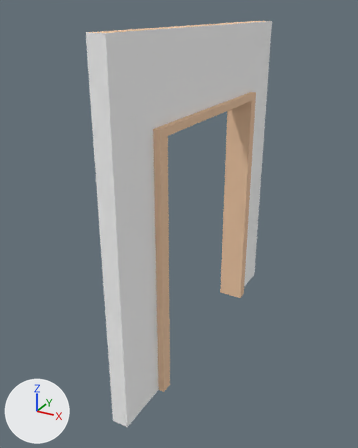
Renders of the glTF model assets/tiles/lowres/doorway.glb from each side of a commit.
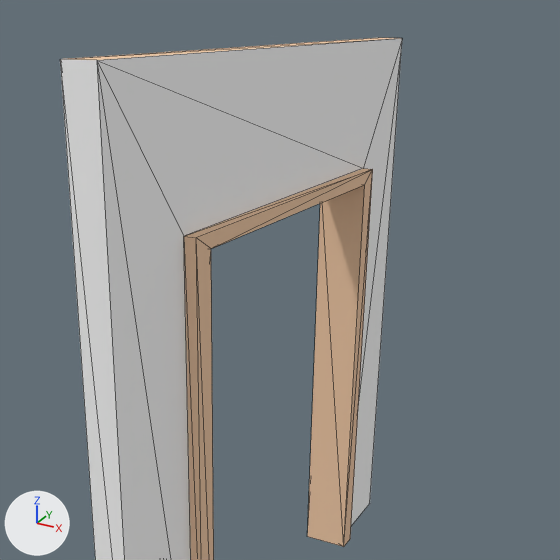
Each version appears first whole from a 50 mm lens placed at (0.664, -1.358, 1.094), pointed at (-0.048, -0.064, 0.447), and next in a close-up on the part from 15% to 100% of the width and 0% to 68% of the height. The axes (+X, +Y, +Z) are drawn at lower left. The lights are the same throughout. The first two pictures are the older version. The close-ups show mesh edges as thin lines. Vertices at exactly the same position are counted once.

The older version as bpy lines, for what is in view:
```python
me_mesh_walldoorway_003 = bpy.data.meshes.new('Mesh wallDoorway.003')
me_mesh_walldoorway_003.from_pydata(...)  # 32 vertices, 60 faces; spans x -0.045..0.045, y -0.5..0.5, z 0.0..1.045
# faces by material slot: [16, 44]
me_mesh_walldoorway_003.materials.append(mat_default_002)  # white #ffffff
me_mesh_walldoorway_003.materials.append(mat_wood)  # beige #f3cca8
ob_doorway = bpy.data.objects.new('doorway', me_mesh_walldoorway_003)
ob_doorway.location = (0.0, 0.0, 0.0)
```
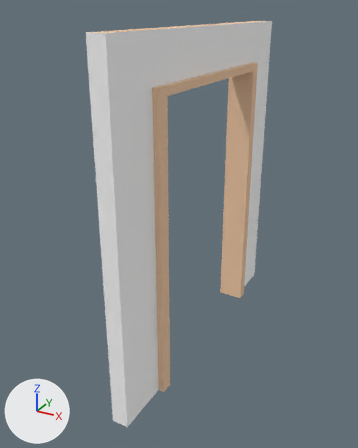
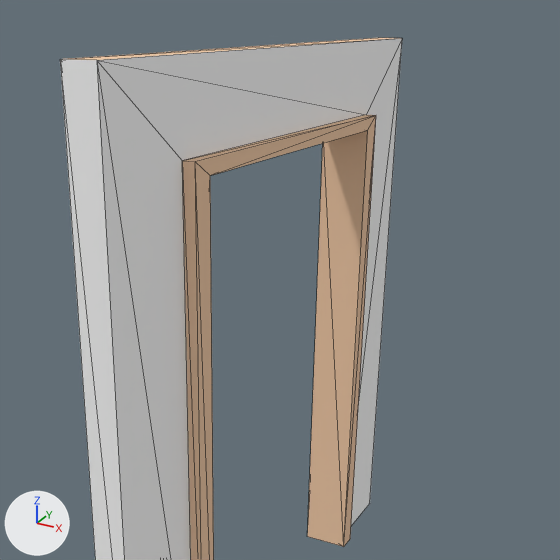
What differs and where, as boxes [x1, y1, x2, y2] in the close-ups (560 x 560 px; the box of a moved part takes in the faces that stretch with it):
part 1 of me_mesh_walldoorway_003, moved or reshaped: [97, 39, 402, 560] in both

Diff of the bpy script that builds the scene:
```diff
--- a/assets/tiles/lowres/doorway.glb.py
+++ b/assets/tiles/lowres/doorway.glb.py
@@ me_mesh_walldoorway_003 @@
 me_mesh_walldoorway_003.from_pydata(...)  # 32 vertices, 60 faces; spans x -0.045..0.045, y -0.5..0.5, z 0.0..1.045
 # used by ob_doorway; location = (0.0, 0.0, 0.0)
+# me_mesh_walldoorway_003 part 1: all 12 vertices in x -0.045..0.045, y -0.328..0.326, z 0.795..0.818 are moved by (0.0, 0.0, 0.098)
 me_mesh_walldoorway_003.materials.append(mat_default_002)
```
